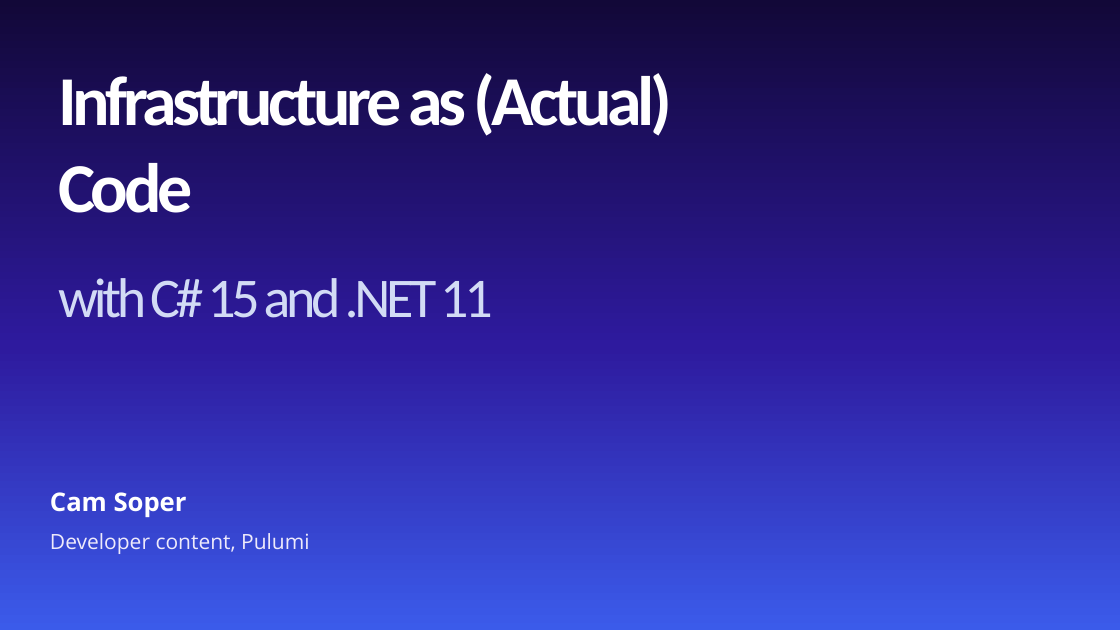
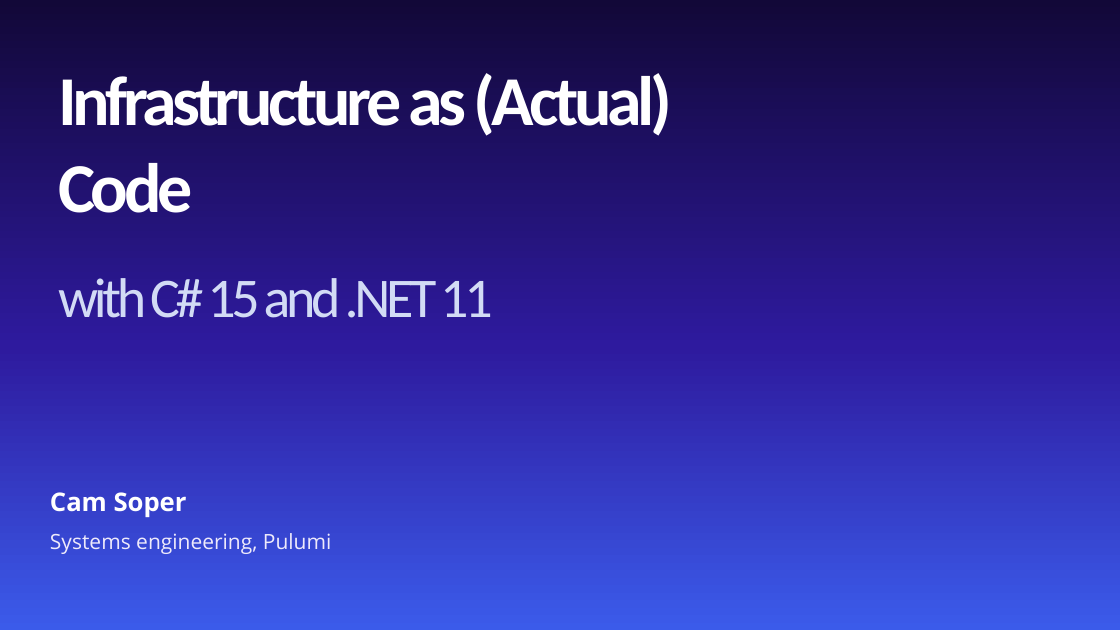
Before and after one commit to CamSoper/infrastructure-as-actual-code, a slide deck: slide 1 of slides/infrastructure-as-actual-code.pptx. Drawn at 1120x630 pixels with LibreOffice and Linux fonts; fonts in the diff are those of the drawing; background and template pictures are left out. Boxes give left, top, right and bottom in pixels: in the first picture for what was removed or moved away, otherwise in the second. Text is boxed around its words. In the diff, an @@ line names an element or a change of style, - is before the commit and + after.

```diff
--- a/slides/infrastructure-as-actual-code.pptx
+++ b/slides/infrastructure-as-actual-code.pptx
@@ text at (x1=50, y1=533, x2=332, y2=554): text changed @@
-Developer content, Pulumi
+Systems engineering, Pulumi
```
Also in this commit, not shown: 1 other slide changed, 3 other files.
